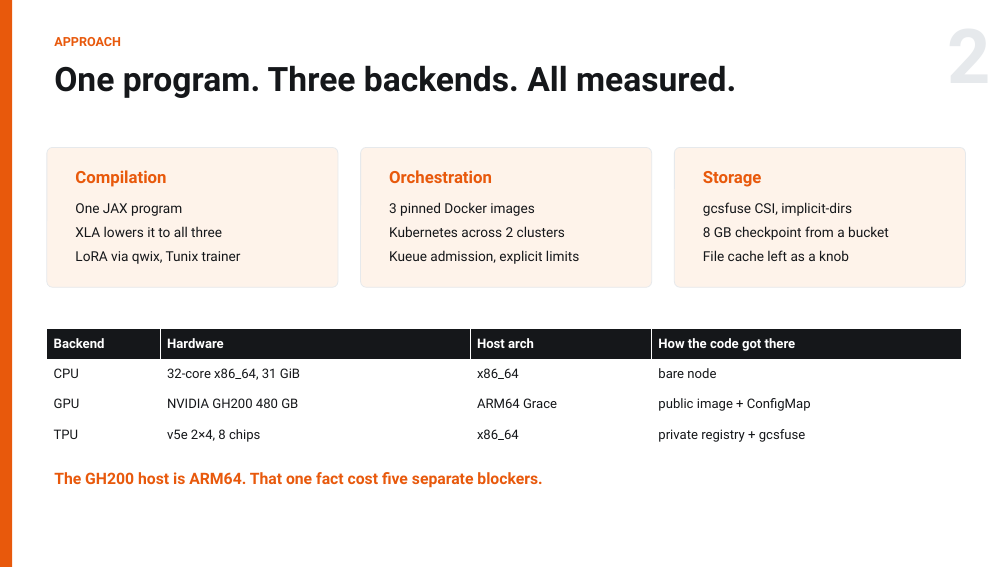
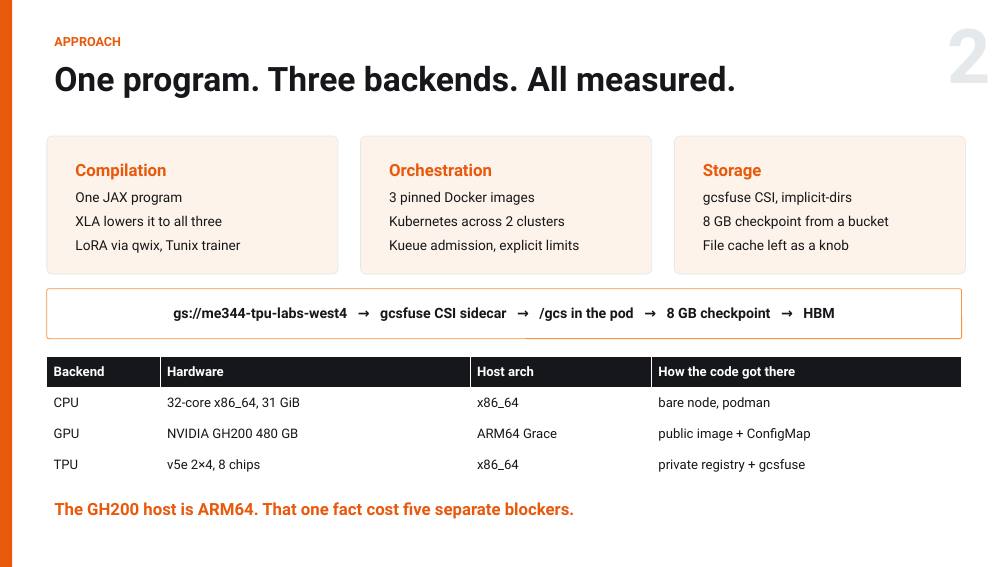
Before and after one commit to RN0L/qwen3-icd10-scaling, a slide deck: slide 2 of slides/ME344_Final_Arnold_Hambuch.pptx. Drawn at 1008x567 pixels with LibreOffice and Linux fonts; fonts in the diff are those of the drawing. Boxes give left, top, right and bottom in pixels: in the first picture for what was removed or moved away, otherwise in the second. Text is boxed around its words. In the diff, an @@ line names an element or a change of style, - is before the commit and + after.

```diff
--- a/slides/ME344_Final_Arnold_Hambuch.pptx
+++ b/slides/ME344_Final_Arnold_Hambuch.pptx
@@ 3 rounded rectangles: place and size @@
-3 rounded rectangles at box(47, 147, 966, 287)
+3 rounded rectangles at box(47, 136, 966, 274)
@@ text "Compilation": place and size @@
-text "Compilation" at box(75, 170, 166, 187)
+text "Compilation" at box(75, 163, 166, 180)
@@ text "Orchestration": place and size @@
-text "Orchestration" at box(389, 170, 492, 183)
+text "Orchestration" at box(389, 163, 492, 176)
@@ text "Storage": place and size @@
-text "Storage" at box(703, 171, 762, 187)
+text "Storage" at box(703, 164, 762, 180)
@@ text "One JAX program": place and size @@
-text "One JAX program" at box(75, 203, 241, 264)
+text "One JAX program" at box(75, 192, 241, 253)
@@ text "3 pinned Docker images": place and size @@
-text "3 pinned Docker images" at box(389, 202, 579, 264)
+text "3 pinned Docker images" at box(389, 191, 579, 253)
@@ text "gcsfuse CSI, implicit-dirs": place and size @@
-text "gcsfuse CSI, implicit-dirs" at box(703, 202, 889, 261)
+text "gcsfuse CSI, implicit-dirs" at box(703, 191, 889, 250)
@@ rounded rectangle added at box(47, 289, 962, 339), fill #FFFFFF, outline #FB923C 0.75 pt @@
@@ text added at box(173, 307, 834, 321), 13.5 pt, text #15171A, bold @@
+gs://me344-tpu-labs-west4 → gcsfuse CSI sidecar → /gcs in the pod → 8 GB checkpoint → HBM
@@ table: place and size @@
-table at box(47, 329, 962, 450)
+table at box(47, 357, 962, 481)
@@ table at box(47, 357, 962, 481) @@
-row 2, column 4: bare node
+row 2, column 4: bare node, podman
@@ text "The GH200 host is ARM64. ...": place and size @@
-text "The GH200 host is ARM64. ..." at box(54, 472, 542, 488)
+text "The GH200 host is ARM64. ..." at box(54, 502, 575, 519)
@@ text "The GH200 host is ARM64. ..." at box(54, 502, 575, 519): size 15 to 16 pt @@
```
Also in this commit, not shown: 4 other slides changed, 11 other files.
